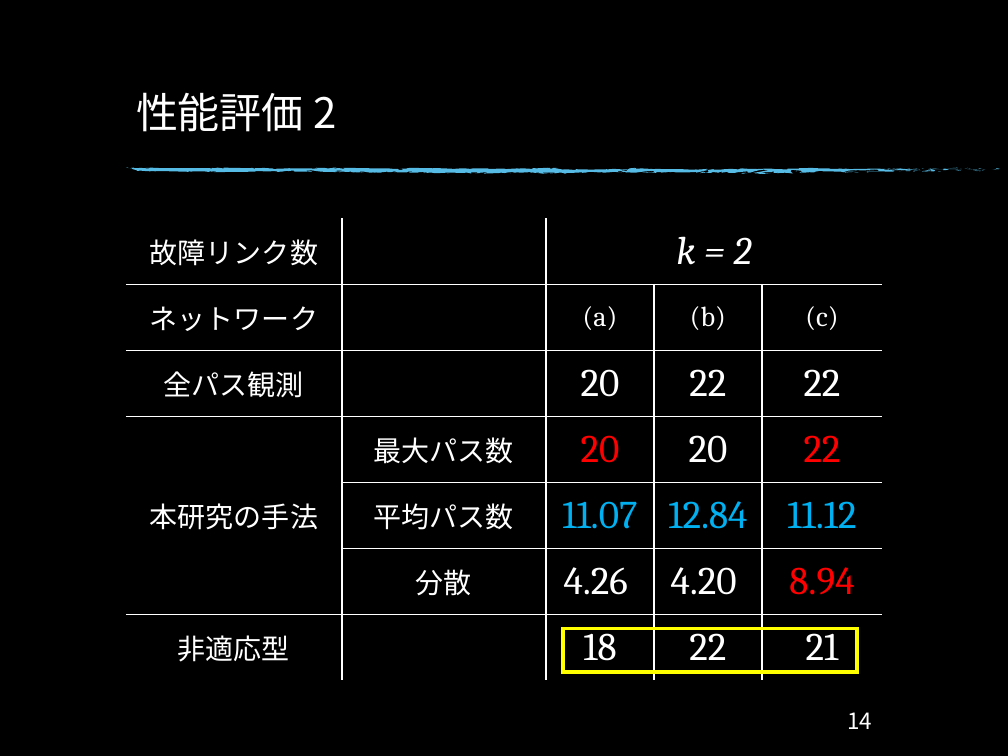
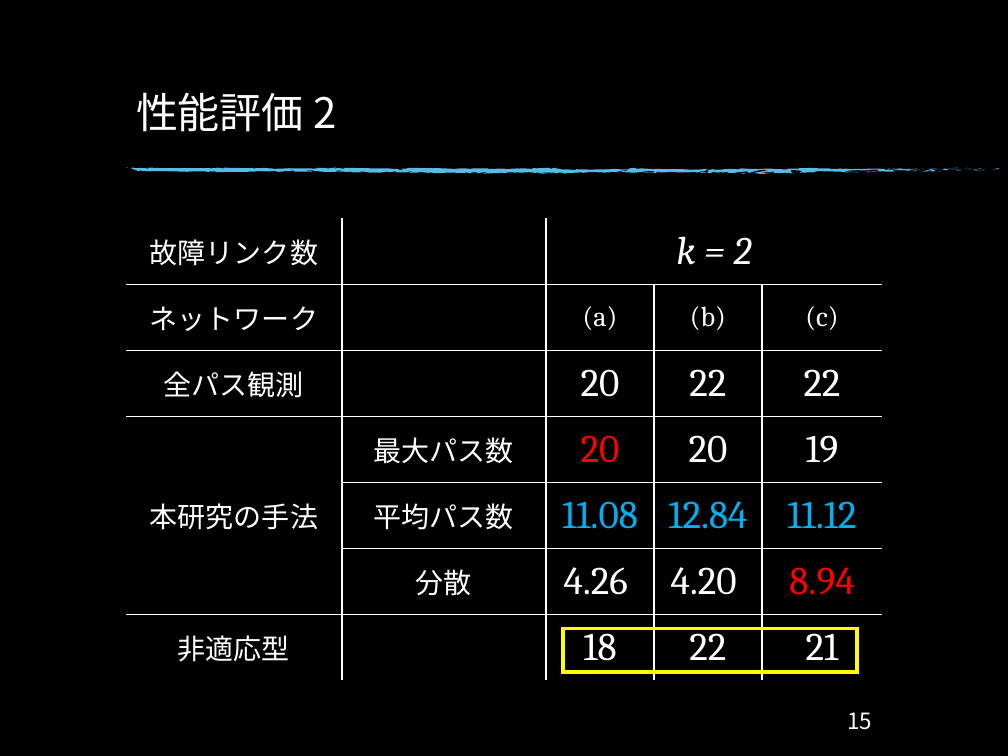
Before and after one commit to Ryo0021300/Monograph, a slide deck: slide 16 of Monograph/卒研発表_34.pptx (slide 15 before the commit). Drawn at 1008x756 pixels with LibreOffice and Linux fonts; fonts in the diff are those of the drawing; background and template pictures are left out. Boxes give left, top, right and bottom in pixels: in the first picture for what was removed or moved away, otherwise in the second. Text is boxed around its words. In the diff, an @@ line names an element or a change of style, - is before the commit and + after.

```diff
--- a/Monograph/卒研発表_34.pptx
+++ b/Monograph/卒研発表_34.pptx
@@ table at (126,219,881,680) @@
-row 4, column 5: 22
+row 4, column 5: 19
-row 5, column 3: 11.07
+row 5, column 3: 11.08
@@ page number at (847,712,872,730): text changed @@
-14
+15
```
Also in this commit, not shown: 6 other slides changed, 2 slides added, 5 other files.
